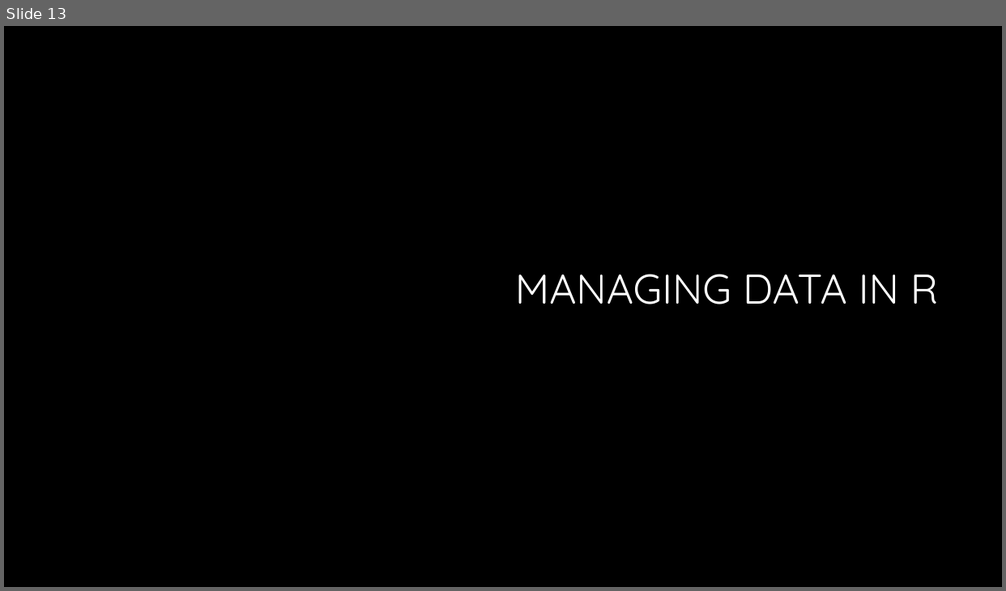
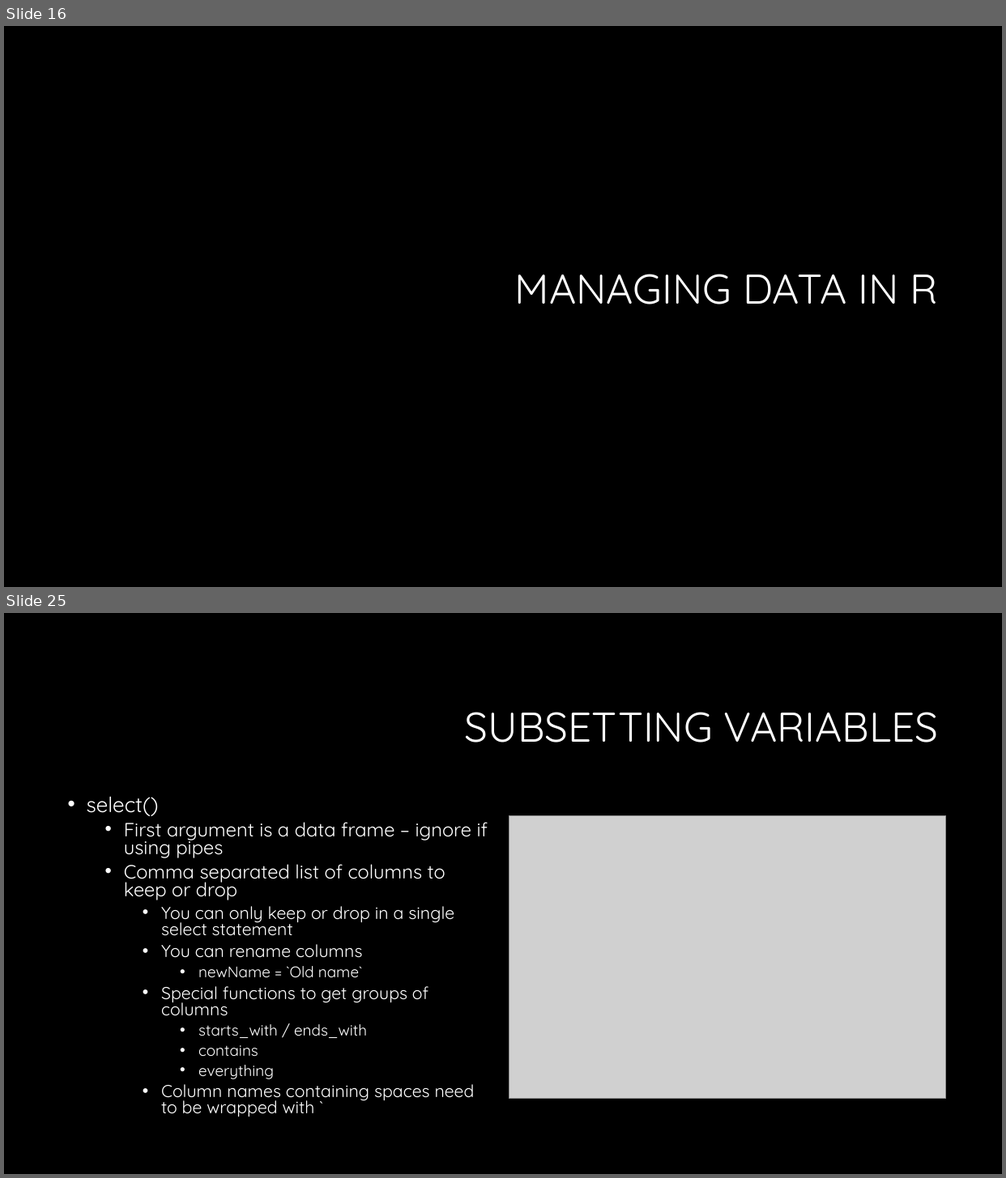
Before and after one commit to bmewing/TCQF2016, a slide deck: Reproducible data analysis.pptx. Shown one above the other, each under a label of ours: slide 13 before the commit, slides 16 and 25 after it; the slides between them are not shown. The pictures are 1006x591 and 1006x1178 pixels, drawn with LibreOffice and Linux fonts; fonts in the diff are those of the drawing; grey boxes stand for pictures; background and template pictures are left out. Boxes give left, top, right and bottom in pixels: in the first picture for what was removed or moved away, otherwise in the second. Text is boxed around its words. In the diff, an @@ line names an element or a change of style, - is before the commit and + after.

```diff
--- a/Reproducible data analysis.pptx
+++ b/Reproducible data analysis.pptx
@@ slide 25 added at [4, 613, 1002, 1174], background #000000 @@
@@ title added at [465, 712, 938, 743], 40 pt, text #FFFFFF @@
+SUBSETTING VARIABLES
@@ text added at [87, 796, 488, 1118], 16.6 pt, text #FFFFFF @@
+• select()
+  • First argument is a data frame – ignore if using pipes
+  • Comma separated list of columns to keep or drop
+    • You can only keep or drop in a single select statement
+    • You can rename columns
+      • newName = `Old name`
+    • Special functions to get groups of columns
+      • starts_with / ends_with
+      • contains
+      • everything
+    • Column names containing spaces need to be wrapped with `
@@ picture added at [509, 815, 946, 1099] @@
@@ what was slide 13 is now slide 16 @@
```
Also in this commit, not shown: 25 other slides added, 1 slide removed, 5 other files.
